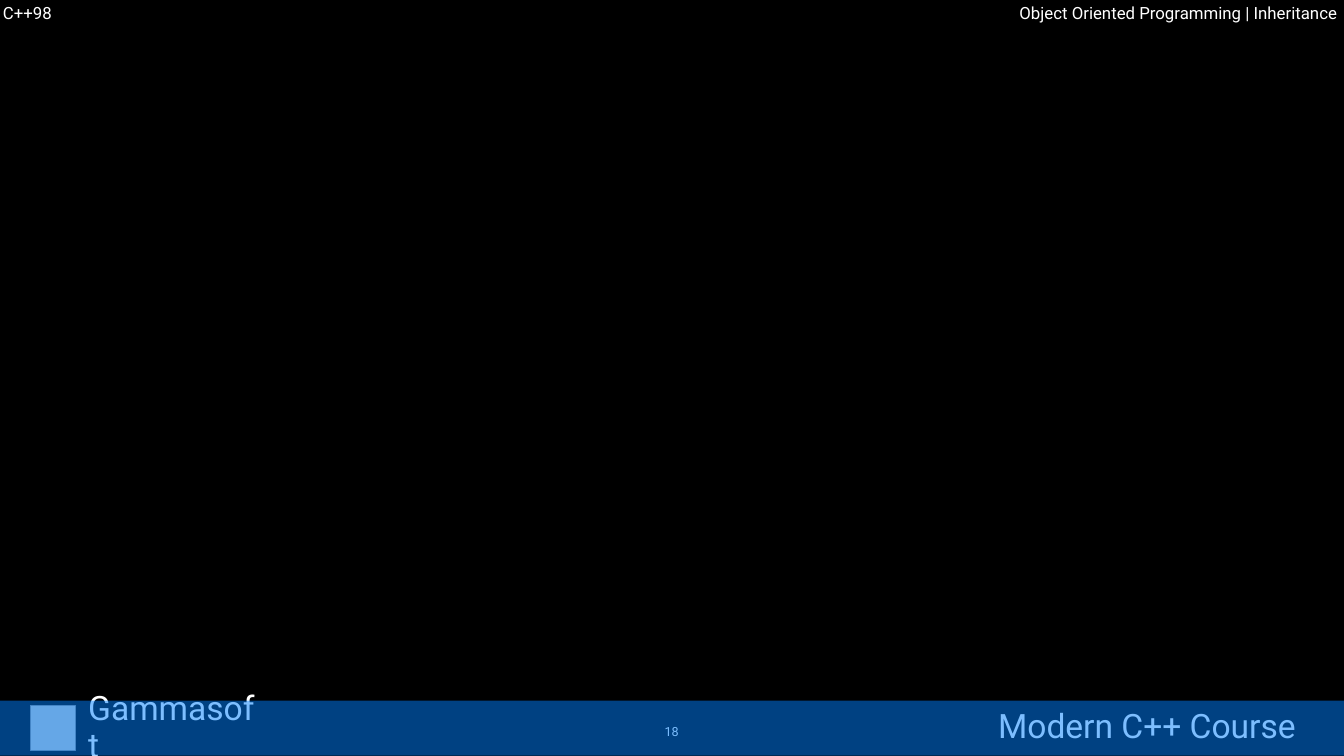
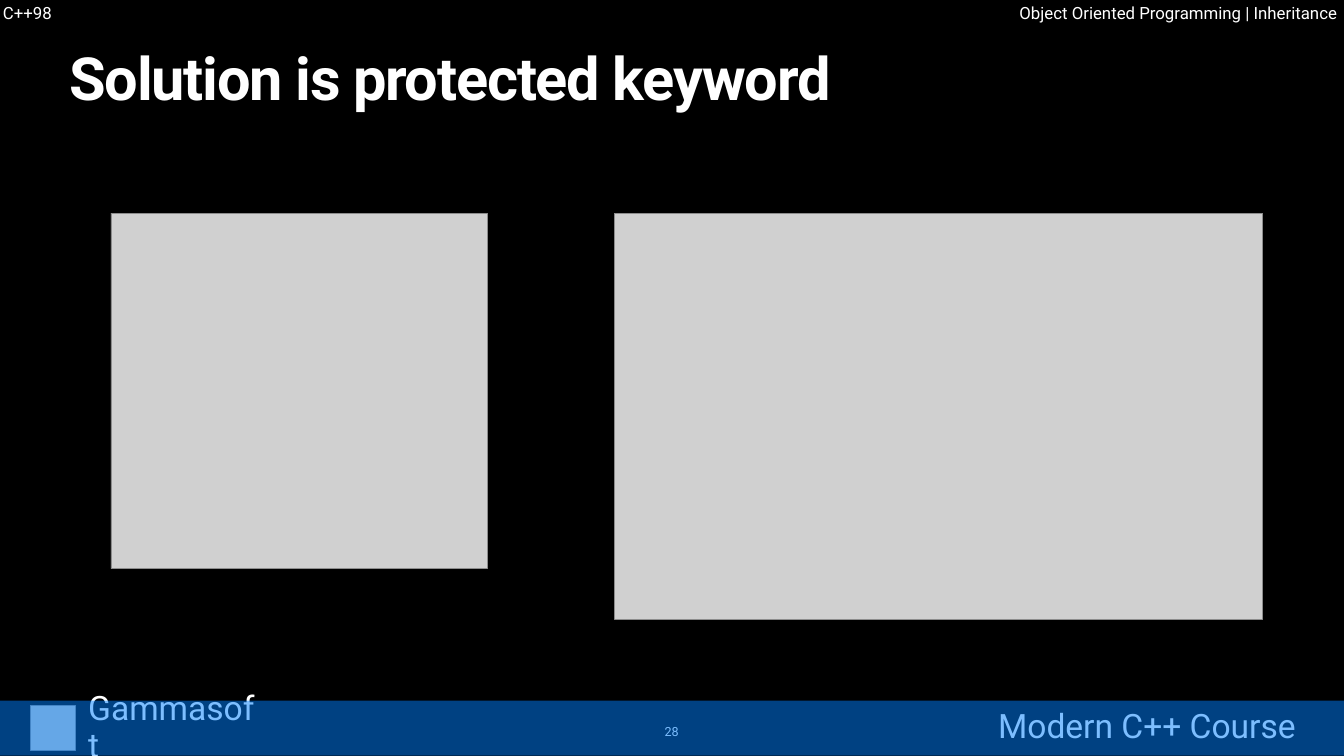
Before and after one commit to gammasoft71/cpp_modern_course, a slide deck: slide 28 of course/powerpoints/object_oriented_programming.pptx (slide 18 before the commit). Drawn at 1344x756 pixels with LibreOffice and Linux fonts; fonts in the diff are those of the drawing; grey boxes stand for pictures. Boxes give left, top, right and bottom in pixels: in the first picture for what was removed or moved away, otherwise in the second. Text is boxed around its words. In the diff, an @@ line names an element or a change of style, - is before the commit and + after.

```diff
--- a/course/powerpoints/object_oriented_programming.pptx
+++ b/course/powerpoints/object_oriented_programming.pptx
@@ title added at [69,55,831,113], 85 pt, text #FFFFFF, bold @@
+Solution is protected keyword
@@ picture added at [111,213,487,569] @@
@@ picture added at [614,213,1262,619] @@
@@ page number at [665,727,679,736]: text changed @@
-18
+28
```
Also in this commit, not shown: 3 other slides changed, 15 slides added.
